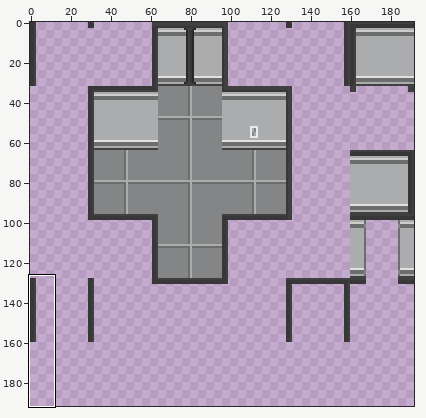
Sprite sheet, stored at Assets/Sprites/Tiles/wallTile 2.png. The picture above shows the old version from afar; the outline marks the close-up.
Close-up. Before the edit:
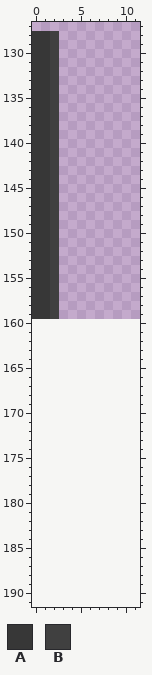
The file is 192x160 pixels. Colours within 5 levels of each other are drawn and written as one. Shown: x 0..11, y 127..191. The old version is drawn lined up with the new one, on the new canvas. The commit also changed other parts of the picture, which this record leaves out.
Palette (. is transparent): A #373737  B #404040
Pixels before, first column x 0:
128 AAB
129 AAB
130 AAB
131 AAB
132 AAB
133 AAB
134 AAB
135 AAB
136 AAB
137 AAB
138 AAB
139 AAB
140 AAB
141 AAB
142 AAB
143 AAB
144 AAB
145 AAB
146 AAB
147 AAB
148 AAB
149 AAB
150 AAB
151 AAB
152 AAB
153 AAB
154 AAB
155 AAB
156 AAB
157 AAB
158 AAB
159 AAB
And afterwards:
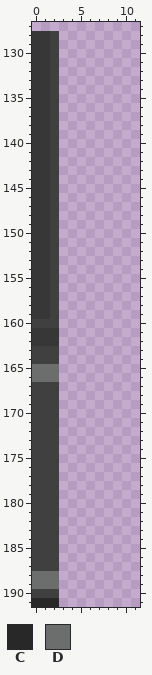
Colours new in this view: C #282828  D #6c6d6d
Diff:
canvas 192x160 -> 192x192
y 160: x 0..2 ... -> BBB
y 161..162: x 0..2 ... -> AAA
y 163..164: x 0..2 ... -> BBB
y 165..166: x 0..2 ... -> DDD
y 167..187: x 0..2 ... -> BBB
y 188..189: x 0..2 ... -> DDD
y 190: x 0..2 ... -> BBB
y 191: x 0..2 ... -> CCC
Where, in picture pixels (left, top, right, bottom), the same in both close-ups:
added: (32, 319, 59, 607)
